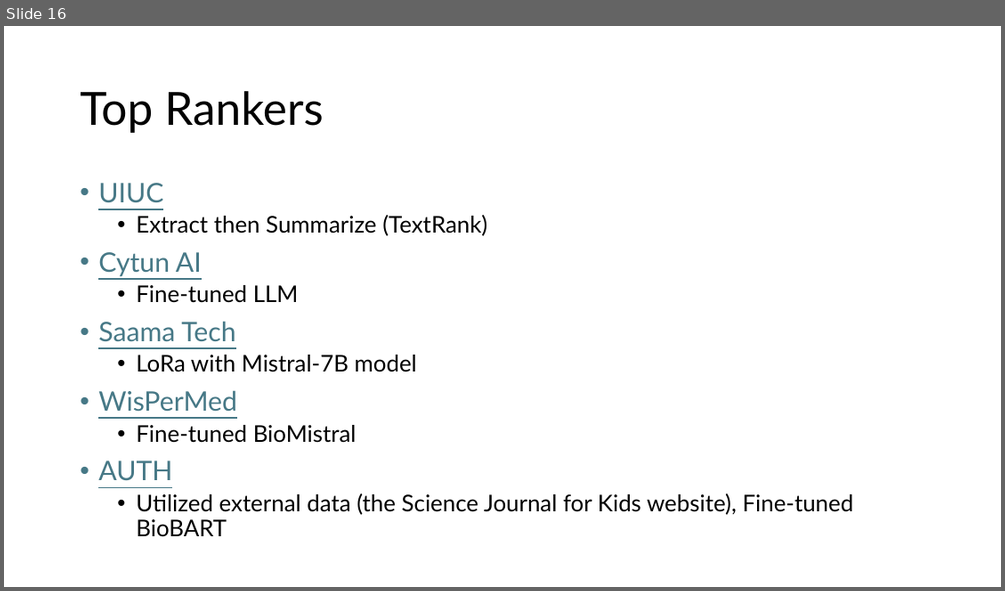
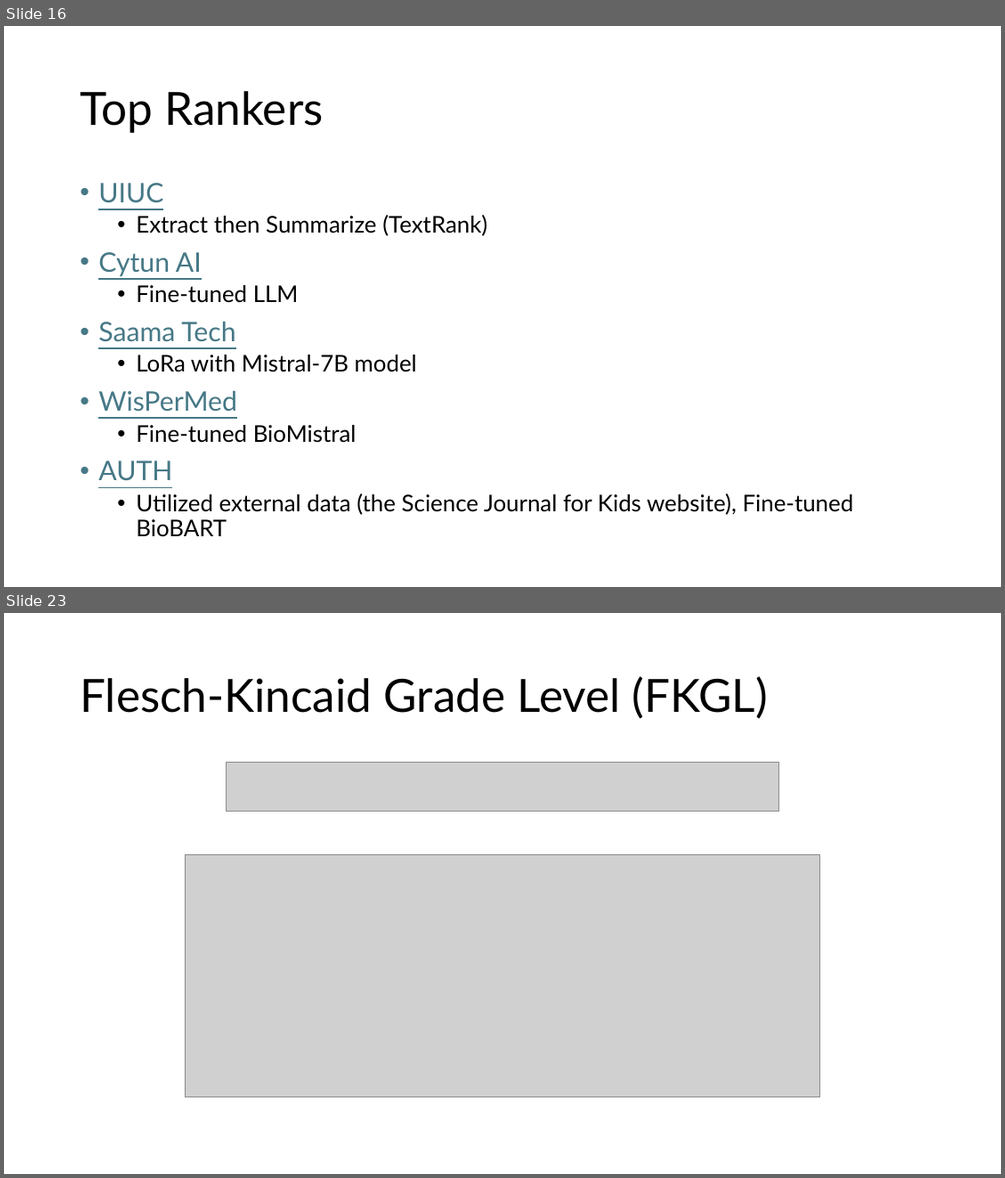
Before and after one commit to Jiho-YesNLP/24Fall-lab-meetings, a slide deck: materials/YesNLP-24Fa02-Jiho.pptx. Shown one above the other, each under a label of ours: slide 16 before the commit, slides 16 and 23 after it; the slides between them are not shown. The pictures are 1005x591 and 1005x1178 pixels, drawn with LibreOffice and Linux fonts; fonts in the diff are those of the drawing; grey boxes stand for pictures. Boxes give left, top, right and bottom in pixels: in the first picture for what was removed or moved away, otherwise in the second. Text is boxed around its words. In the diff, an @@ line names an element or a change of style, - is before the commit and + after.

```diff
--- a/materials/YesNLP-24Fa02-Jiho.pptx
+++ b/materials/YesNLP-24Fa02-Jiho.pptx
@@ slide 23 added at [4, 613, 1001, 1174], background #FFFFFF @@
@@ title added at [80, 676, 768, 719], 44 pt, text #000000 @@
+Flesch-Kincaid Grade Level (FKGL)
@@ picture added at [226, 763, 779, 811] @@
@@ picture added at [185, 854, 821, 1097] @@
```
Also in this commit, not shown: 8 other slides added, 1 other file.
